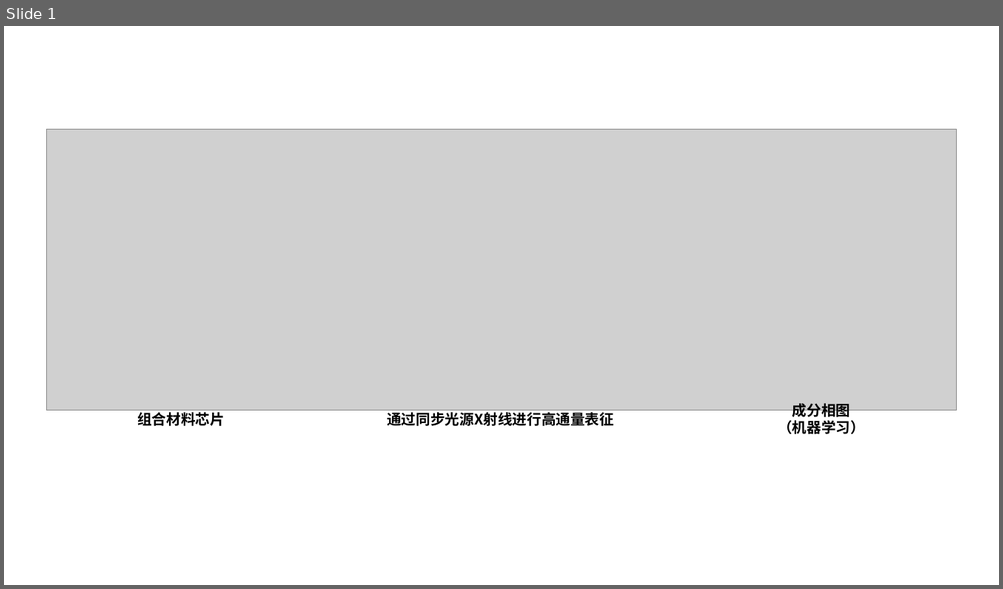
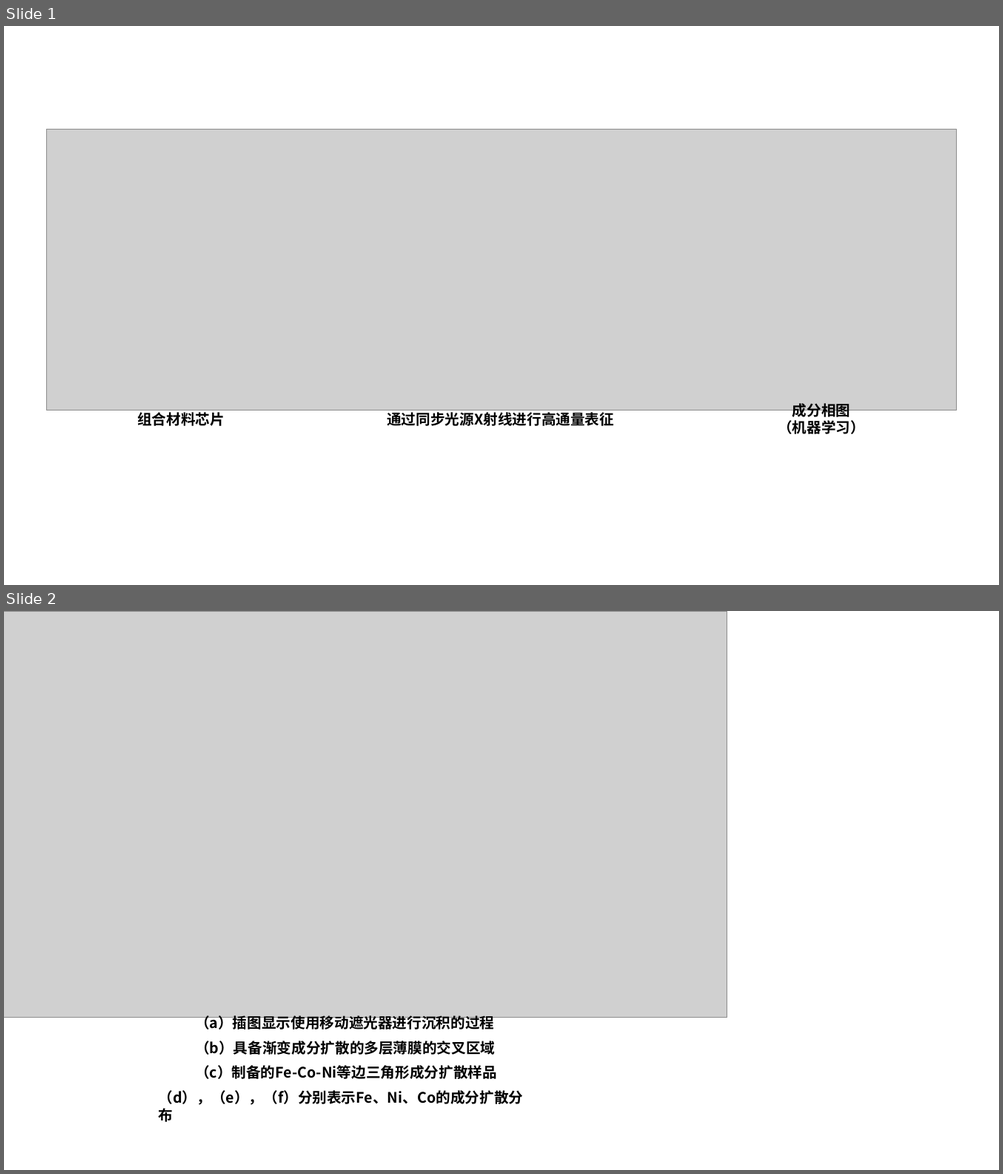
Before and after one commit to DreamBoatOve/gitTest, a slide deck: Lessons/材料高通量制备与表征/final_homework/pic_maker.pptx. Shown one above the other, each under a label of ours: slide 1 before the commit, slides 1 and 2 after it. The pictures are 1003x589 and 1003x1174 pixels, drawn with LibreOffice and Linux fonts; fonts in the diff are those of the drawing; grey boxes stand for pictures. Boxes give left, top, right and bottom in pixels: in the first picture for what was removed or moved away, otherwise in the second. Text is boxed around its words. In the diff, an @@ line names an element or a change of style, - is before the commit and + after.

```diff
--- a/Lessons/材料高通量制备与表征/final_homework/pic_maker.pptx
+++ b/Lessons/材料高通量制备与表征/final_homework/pic_maker.pptx
@@ slide 2 added at (x1=4, y1=611, x2=999, y2=1170), background #FFFFFF @@
@@ group added at (x1=4, y1=611, x2=727, y2=1105): 4 texts, 1 picture @@
+（a）插图显示使用移动遮光器进行沉积的过程
+（b）具备渐变成分扩散的多层薄膜的交叉区域
+（c）制备的Fe-Co-Ni等边三角形成分扩散样品
+（d），（e），（f）分别表示Fe、Ni、Co的成分扩散分布
```
Also in this commit, not shown: 1 slide removed, 2 other files.
